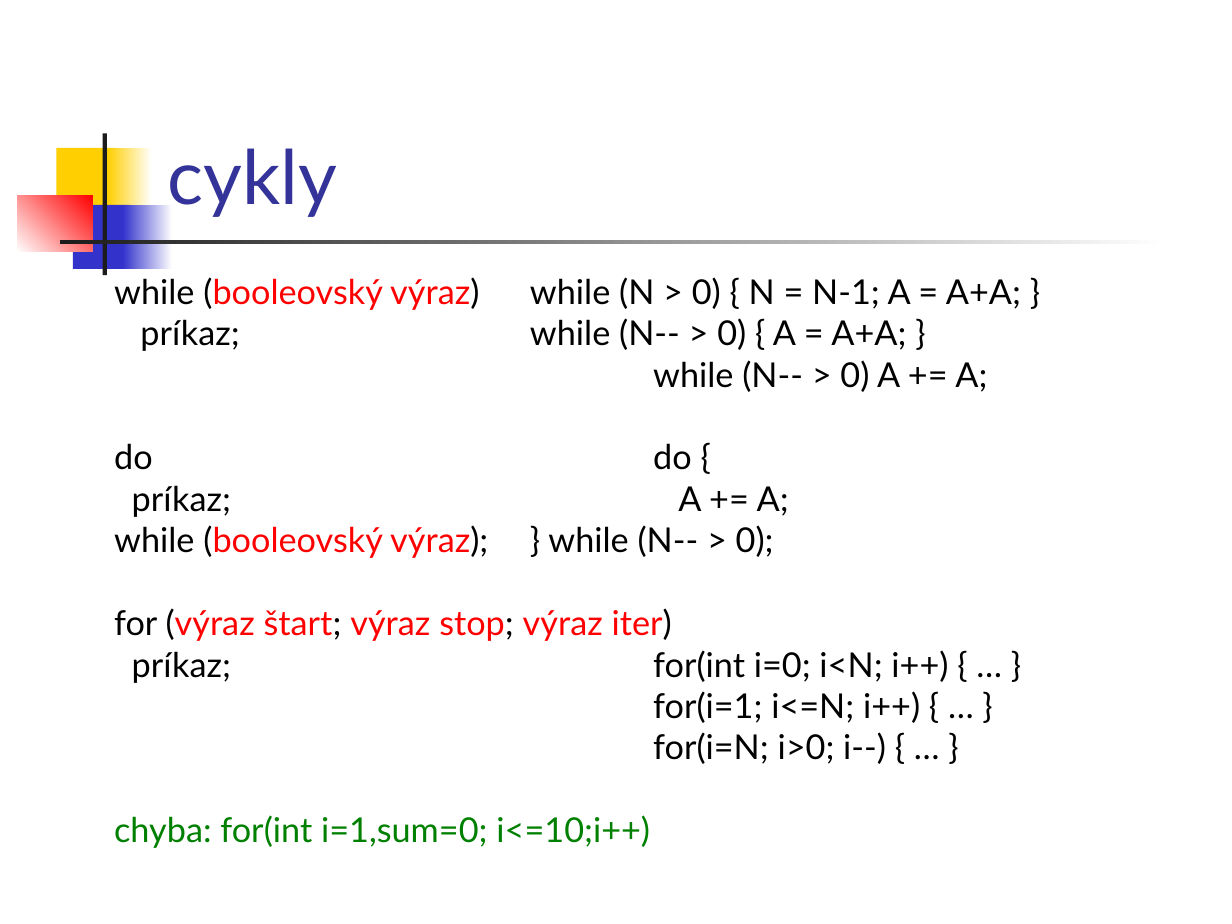
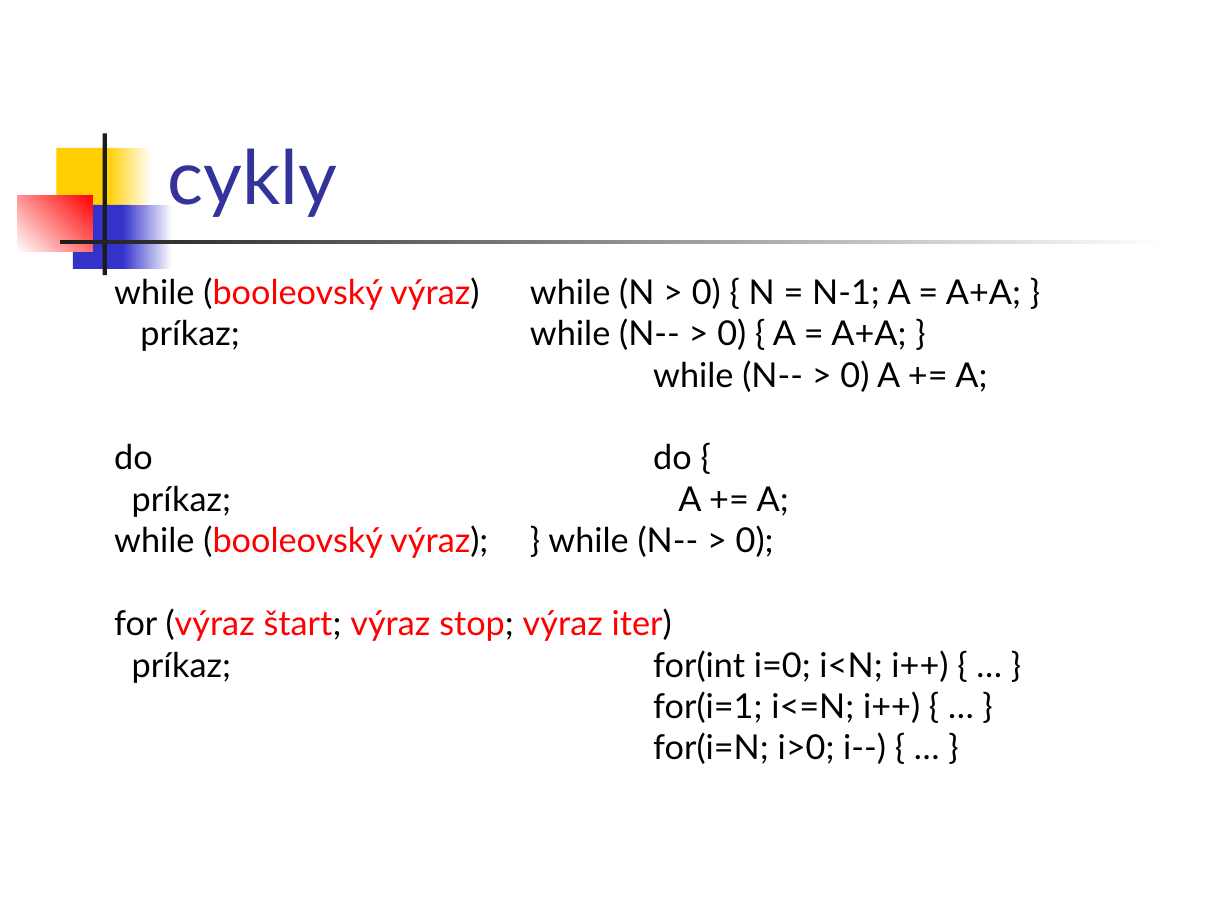
Before and after one commit to Programovanie4/Prednasky, a slide deck: slide 32 of 01/01_java.ppt (slide 31 before the commit). Drawn at 1232x924 pixels with LibreOffice and Linux fonts; fonts in the diff are those of the drawing. Boxes give left, top, right and bottom in pixels: in the first picture for what was removed or moved away, otherwise in the second. Text is boxed around its words. In the diff, an @@ line names an element or a change of style, - is before the commit and + after.

```diff
--- a/01/01_java.ppt
+++ b/01/01_java.ppt
@@ text at (114,815,650,848): paragraph removed @@
-chyba: for(int i=1,sum=0; i<=10;i++)
```
Also in this commit, not shown: 5 other slides changed, 1 slide added, 2 slides removed, 1 other file.
